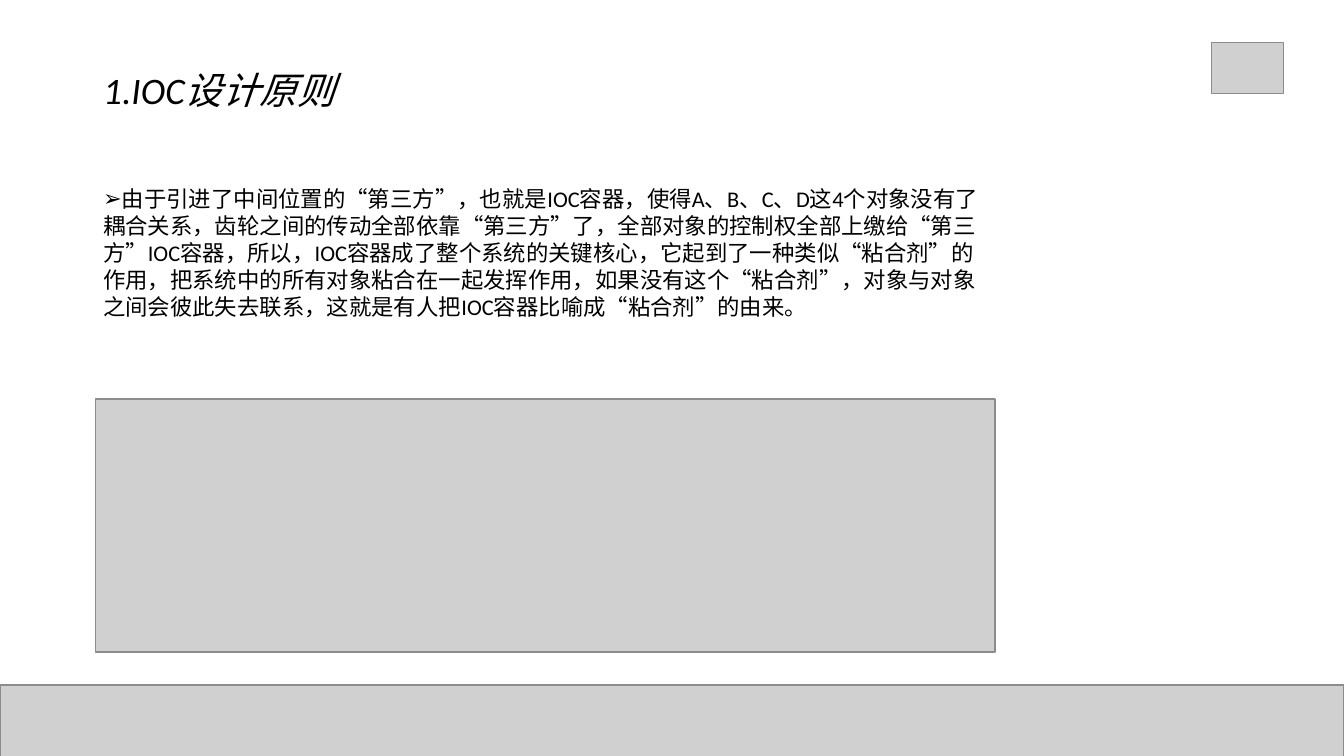
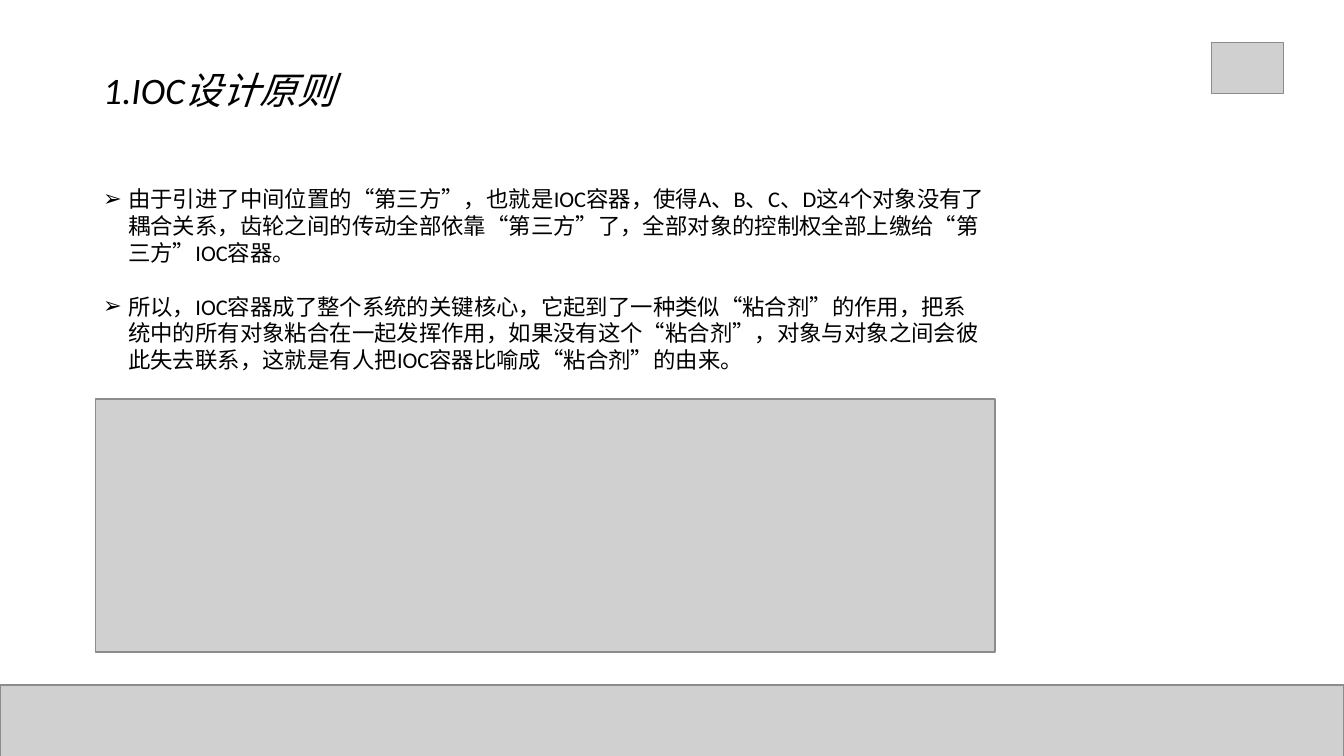
Before and after one commit to Mrchensama/DependenceInjection, a slide deck: slide 6 of 陈胡-依赖注入.pptx. Drawn at 1344x756 pixels with LibreOffice and Linux fonts; fonts in the diff are those of the drawing; grey boxes stand for pictures. Boxes give left, top, right and bottom in pixels: in the first picture for what was removed or moved away, otherwise in the second. Text is boxed around its words. In the diff, an @@ line names an element or a change of style, - is before the commit and + after.

```diff
--- a/陈胡-依赖注入.pptx
+++ b/陈胡-依赖注入.pptx
@@ text at bbox=[128, 188, 984, 371]: text changed @@
-➢ 由于引进了中间位置的“第三方”，也就是IOC容器，使得A、B、C、D这4个对象没有了耦合关系，齿轮之间的传动全部依靠“第三方”了，全部对象的控制权全部上缴给“第三方”IOC容器，所以，IOC容器成了整个系统的关键核心，它起到了一种类似“粘合剂”的作用，把系统中的所有对象粘合在一起发挥作用，如果没有这个“粘合剂”，对象与对象之间会彼此失去联系，这就是有人把IOC容器比喻成“粘合剂”的由来。
+➢ 由于引进了中间位置的“第三方”，也就是IOC容器，使得A、B、C、D这4个对象没有了耦合关系，齿轮之间的传动全部依靠“第三方”了，全部对象的控制权全部上缴给“第三方”IOC容器。
+➢ 所以，IOC容器成了整个系统的关键核心，它起到了一种类似“粘合剂”的作用，把系统中的所有对象粘合在一起发挥作用，如果没有这个“粘合剂”，对象与对象之间会彼此失去联系，这就是有人把IOC容器比喻成“粘合剂”的由来。
```
Also in this commit, not shown: 1 other slide changed.
